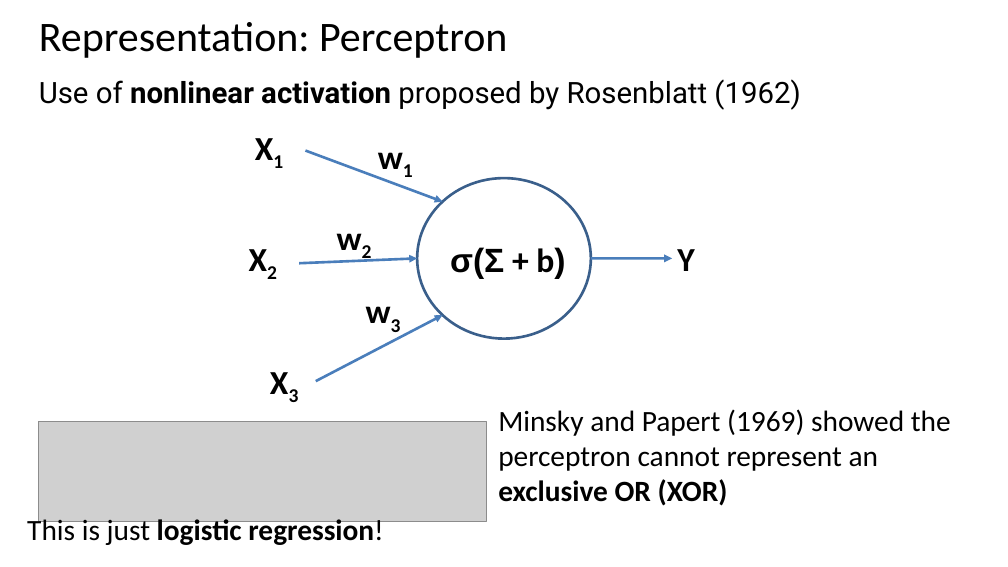
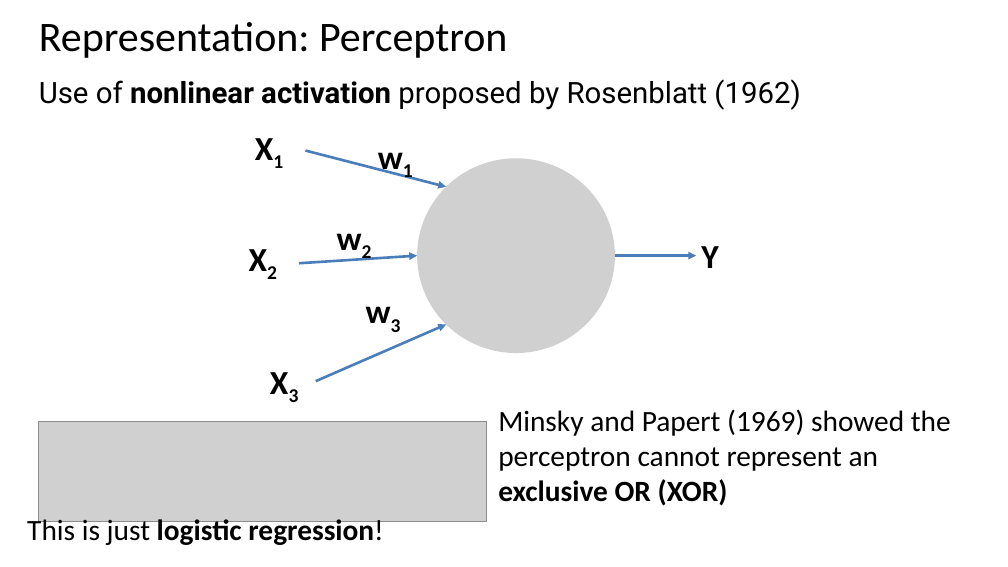
Before and after one commit to StephenElston/CSCI-E25, a slide deck: slide 10 of Slides/5_BuildingBlocksOfDeepLearning.pptx (slide 11 before the commit). Drawn at 1008x567 pixels with LibreOffice and Linux fonts; fonts in the diff are those of the drawing; grey boxes stand for pictures. Boxes give left, top, right and bottom in pixels: in the first picture for what was removed or moved away, otherwise in the second. Text is boxed around its words. In the diff, an @@ line names an element or a change of style, - is before the commit and + after.

```diff
--- a/Slides/5_BuildingBlocksOfDeepLearning.pptx
+++ b/Slides/5_BuildingBlocksOfDeepLearning.pptx
@@ arrow moved from (306, 150) - (442, 202) to (306, 150) - (446, 187) @@
@@ ellipse removed at [417, 178, 591, 339] @@
@@ picture added at [417, 158, 616, 353] @@
@@ text "Y": place and size @@
-text "Y" at [677, 249, 694, 271]
+text "Y" at [701, 246, 718, 268]
@@ arrow moved from (299, 263) - (417, 259) to (299, 263) - (417, 256) @@
@@ text removed at [450, 247, 565, 279] @@
-σ(Σ + b)
@@ arrow moved from (591, 259) - (672, 259) to (615, 256) - (696, 256) @@
@@ arrow moved from (316, 381) - (442, 315) to (316, 381) - (446, 324) @@
```
Also in this commit, not shown: 7 other slides changed, 1 slide removed.
